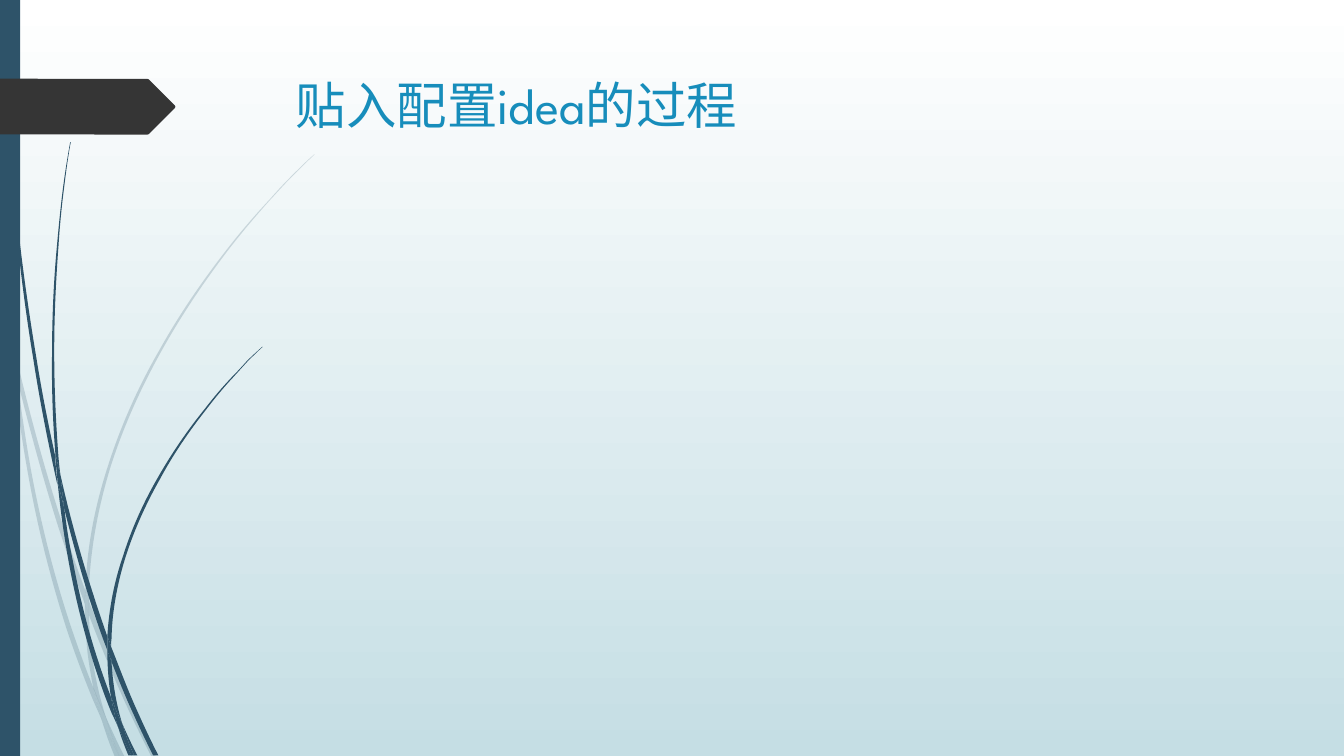
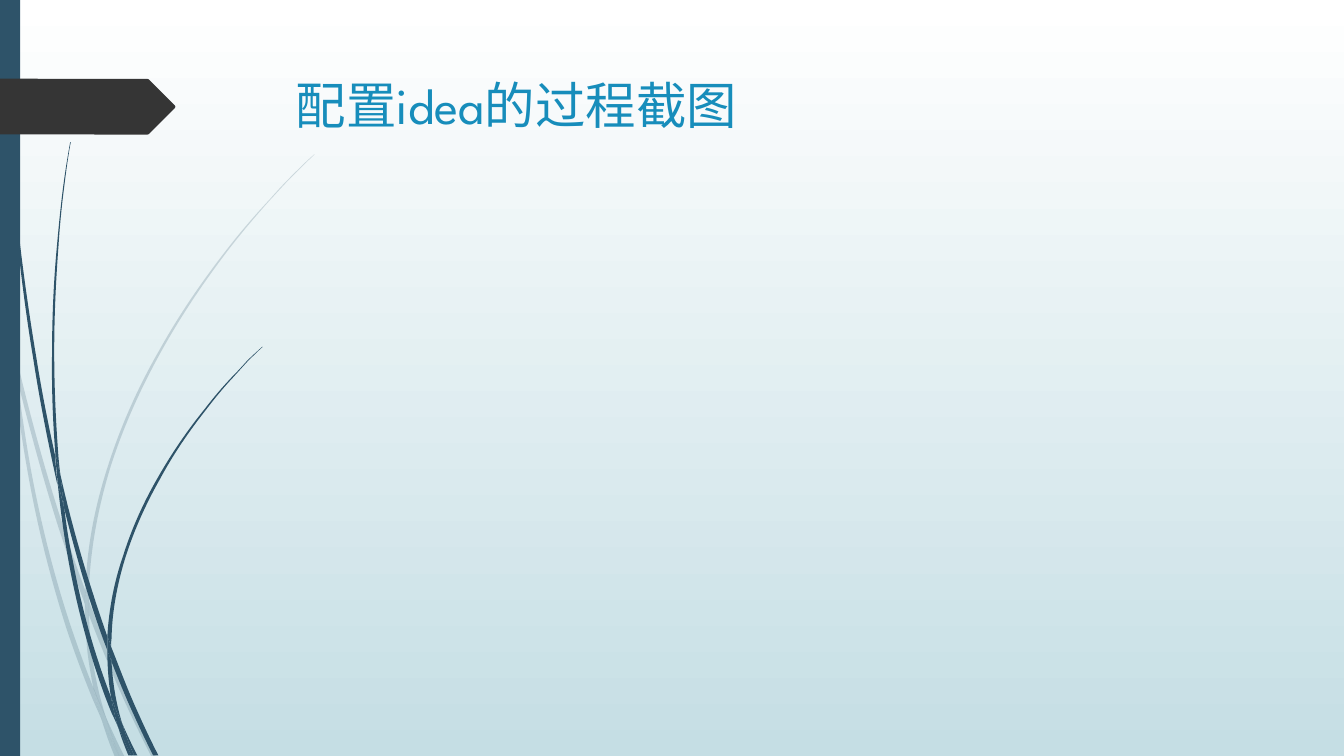
Before and after one commit to dean2015/documents, a slide deck: slide 12 of 201805/JAVA 基础介绍20180605.pptx. Drawn at 1344x756 pixels with LibreOffice and Linux fonts; fonts in the diff are those of the drawing. Boxes give left, top, right and bottom in pixels: in the first picture for what was removed or moved away, otherwise in the second. Text is boxed around its words. In the diff, an @@ line names an element or a change of style, - is before the commit and + after.

```diff
--- a/201805/JAVA 基础介绍20180605.pptx
+++ b/201805/JAVA 基础介绍20180605.pptx
@@ title at bbox=[296, 81, 737, 128]: text changed @@
-贴入配置idea的过程
+配置idea的过程截图
```
Also in this commit, not shown: 2 slides added, 1 slide removed.
